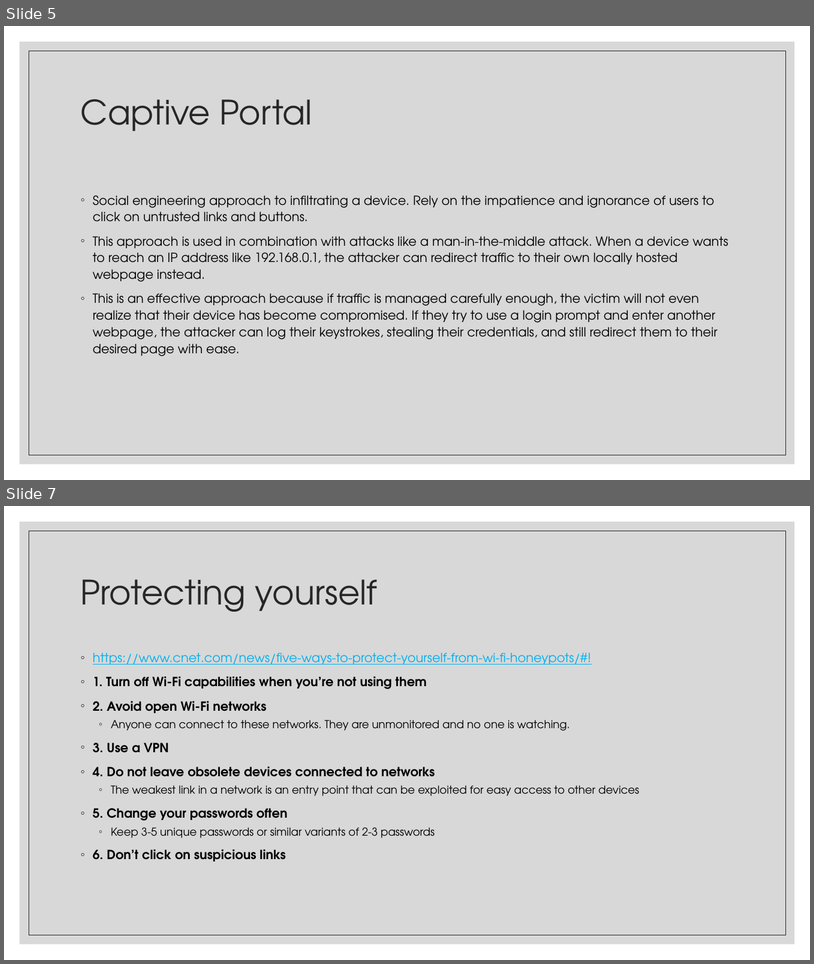
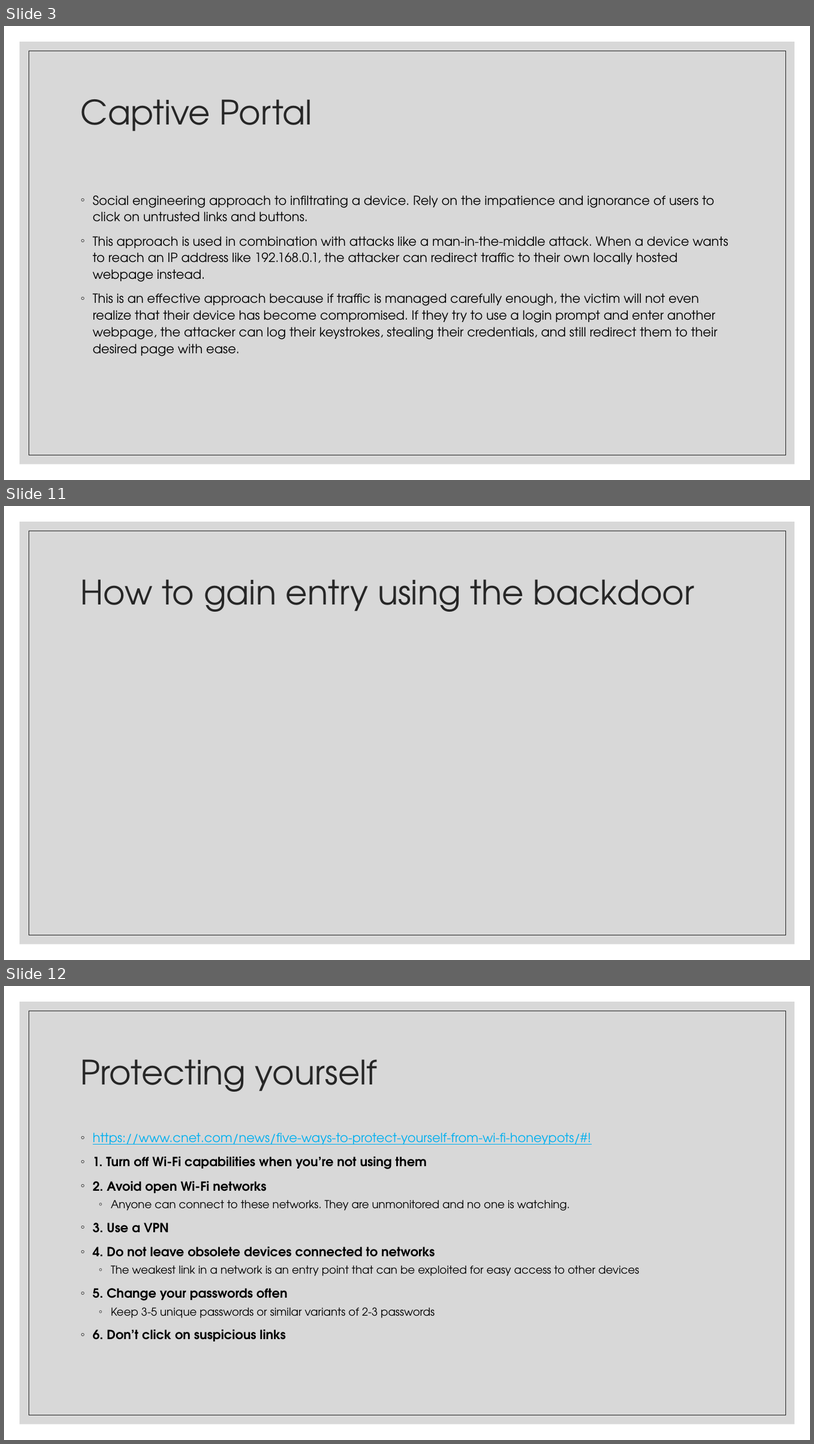
Before and after one commit to JulianKeller/cs425-backdoor, a slide deck: Documents/Remote attacks and backdoors.pptx. Shown one above the other, each under a label of ours: slides 5 and 7 before the commit, slides 3, 11 and 12 after it; the slides between them are not shown. The pictures are 814x964 and 814x1444 pixels, drawn with LibreOffice and Linux fonts; fonts in the diff are those of the drawing. Boxes give left, top, right and bottom in pixels: in the first picture for what was removed or moved away, otherwise in the second. Text is boxed around its words. In the diff, an @@ line names an element or a change of style, - is before the commit and + after.

Commit message:
Update Remote attacks and backdoors.pptx
Still working on the presentation. Posting the updated version

```diff
--- a/Documents/Remote attacks and backdoors.pptx
+++ b/Documents/Remote attacks and backdoors.pptx
@@ slide 11 added at [4,506,810,960], background #FFFFFF; not listed: 2 template elements that a slide beside it also shows @@
@@ title added at [81,579,695,612], 40 pt, text #262626 @@
+How to gain entry using the backdoor
@@ what was slide 5 is now slide 3 @@
@@ what was slide 7 is now slide 12 @@
```
Also in this commit, not shown: 2 slides changed, 6 other slides added, 2 slides removed.
